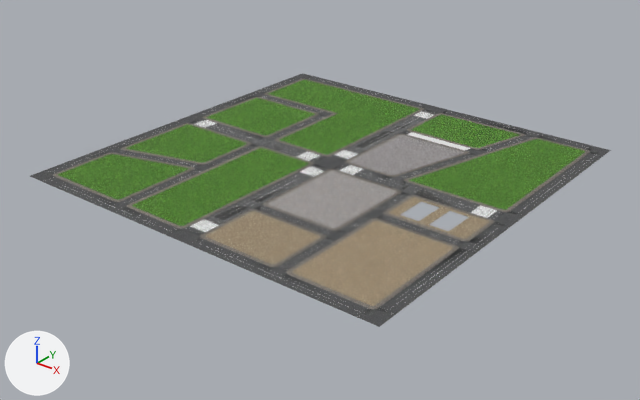
One commit to the OBJ model InspireEngine/Resources/ROAD_CityBlockB.obj: the scene before it, then after it.
Rendered twice from a 50 mm lens placed at (1195.0, -1530.0, 841.0), pointed at (6.0, -44.0, -80.0). Every picture has the same lights, and +X, +Y and +Z are marked at lower left. Where no turn or scale is listed for an object, it has been applied to the vertices. Vertices at the same position are counted once.

In view in the first picture: 'ROAD_CityBlockB'.
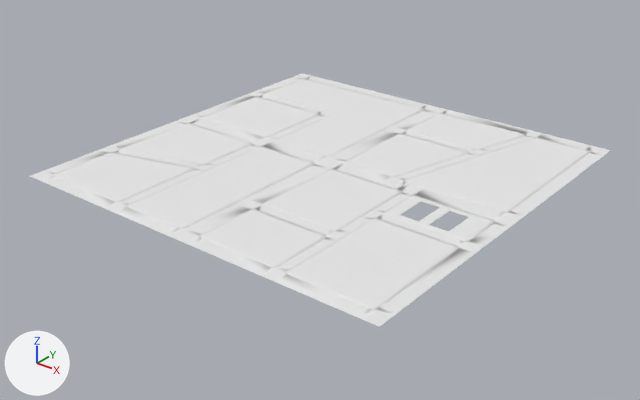
Pixel boxes (x1, y1, x2, y2) of what changed, in the pictures (640 x 400 px):
part 1 of me_road_cityblockb, recoloured (grey to white)
    both: (53, 79, 596, 309)
part 2 of me_road_cityblockb, recoloured (grey to white)
    both: (44, 78, 589, 313)
part 3 of me_road_cityblockb, recoloured (grey to white)
    both: (49, 77, 601, 316)
part 4 of me_road_cityblockb, recoloured (grey to white)
    both: (128, 97, 522, 263)
part 5 of me_road_cityblockb, recoloured (grey to white)
    both: (120, 96, 529, 268)
part 6 of me_road_cityblockb, recoloured (grey to white)
    both: (205, 116, 479, 225)
part 7 of me_road_cityblockb, recoloured (grey to white)
    both: (30, 73, 611, 327)
part 8 of me_road_cityblockb, recoloured
    both: (189, 111, 498, 233)
part 9 of me_road_cityblockb, recoloured (grey to white)
    both: (42, 76, 603, 318)
part 10 of me_road_cityblockb, recoloured (green to white)
    both: (58, 80, 585, 226)
part 11 of me_road_cityblockb, recoloured (grey to white)
    both: (350, 135, 464, 175)
part 12 of me_road_cityblockb, recoloured (grey to white)
    both: (268, 171, 396, 228)
part 13 of me_road_cityblockb, recoloured (brown to white)
    both: (206, 197, 489, 264)
part 14 of me_road_cityblockb, recoloured (brown to white)
    both: (293, 221, 453, 306)
part 15 of me_road_cityblockb, recoloured (grey to white)
    both: (53, 79, 590, 310)

The change, as a list of edits to the scene's bpy script:
```text
Add mat_rd_1way4lanend:
    mat_rd_1way4lanend = principled_material('RD_1way4laneND')
    mat_rd_1way4lanend.base_color = (0.8, 0.8, 0.8)  # white #e7e7e7
    mat_rd_1way4lanend.roughness = 1.0
Add mat_gd_paver07:
    mat_gd_paver07 = principled_material('GD_paver07')
    mat_gd_paver07.base_color = (0.8, 0.8, 0.8)  # white #e7e7e7
    mat_gd_paver07.roughness = 1.0
Add mat_gd_paver02:
    mat_gd_paver02 = principled_material('GD_paver02')
    mat_gd_paver02.base_color = (0.8, 0.8, 0.8)  # white #e7e7e7
    mat_gd_paver02.roughness = 1.0
Add mat_gd_grass02:
    mat_gd_grass02 = principled_material('GD_Grass02')
    mat_gd_grass02.base_color = (0.8, 0.8, 0.8)  # white #e7e7e7
    mat_gd_grass02.roughness = 1.0
Add mat_rd_2ways2lane:
    mat_rd_2ways2lane = principled_material('RD_2ways2lane')
    mat_rd_2ways2lane.base_color = (0.8, 0.8, 0.8)  # white #e7e7e7
    mat_rd_2ways2lane.roughness = 1.0
Add mat_gd_paver03:
    mat_gd_paver03 = principled_material('GD_paver03')
    mat_gd_paver03.base_color = (0.8, 0.8, 0.8)  # white #e7e7e7
    mat_gd_paver03.roughness = 1.0
Add mat_rd_inter:
    mat_rd_inter = principled_material('RD_Inter')
    mat_rd_inter.base_color = (0.8, 0.8, 0.8)  # white #e7e7e7
    mat_rd_inter.roughness = 1.0
Add mat_rd_sidewalk:
    mat_rd_sidewalk = principled_material('RD_sidewalk')
    mat_rd_sidewalk.base_color = (0.8, 0.8, 0.8)  # white #e7e7e7
    mat_rd_sidewalk.roughness = 1.0
Add mat_gd_paver06:
    mat_gd_paver06 = principled_material('GD_paver06')
    mat_gd_paver06.base_color = (0.8, 0.8, 0.8)  # white #e7e7e7
    mat_gd_paver06.roughness = 1.0
Add mat_rd_2ways2lanen:
    mat_rd_2ways2lanen = principled_material('RD_2ways2laneN')
    mat_rd_2ways2lanen.base_color = (0.8, 0.8, 0.8)  # white #e7e7e7
    mat_rd_2ways2lanen.roughness = 1.0
Change me_road_cityblockb:
    where me_road_cityblockb.from_pydata(...)  # 1726 vertices, 3132 faces; spans x -492.0..492.0, y -492.0..492.0, z 0.0
    me_road_cityblockb part 1: all 64 faces that had it switch from mat_road_cityblockb_mesh_mat_1way4lane (picture img_rd_2w_dbl_dds) to mat_road_cityblockb_mesh_mat_2ways2laned (white #e7e7e7)
    me_road_cityblockb part 2: all 16 faces that had it switch from mat_road_cityblockb_mesh_mat_1way4lanen (picture img_rd_1w_dbl_dds) to mat_road_cityblockb_mesh_mat_2ways2laned_ncl1_1 (white #e7e7e7)
    me_road_cityblockb part 3: all 16 faces that had it switch from mat_road_cityblockb_mesh_mat_1way4lanesnd (picture img_rd_1w_dbl_dds) to mat_rd_1way4lanend (white #e7e7e7)
    me_road_cityblockb part 4: all 24 faces that had it switch from mat_road_cityblockb_mesh_mat_2ways2lane (picture img_rd_2w_dbl_dds) to mat_rd_2ways2lane (white #e7e7e7)
    me_road_cityblockb part 5: all 48 faces that had it switch from mat_road_cityblockb_mesh_mat_2ways2lanen (picture img_rd_2w_dbl_dds) to mat_rd_2ways2lanen (white #e7e7e7)
    me_road_cityblockb part 6: all 48 faces that had it switch from mat_road_cityblockb_mesh_mat_2ways4lane (picture img_rd_2w_dbl_dds) to mat_road_cityblockb_mesh_mat_2ways2laned (white #e7e7e7)
    me_road_cityblockb part 7: all 177 faces that had it switch from mat_road_cityblockb_mesh_mat_concrete (picture img_rd_inter_dds) to mat_rd_inter (white #e7e7e7)
    me_road_cityblockb part 8: all 16 faces that had it switch from mat_road_cityblockb_mesh_mat_crossroad (picture img_rd_crossing_dds) to mat_road_cityblockb_mesh_mat_2ways2laned_ncl1_1 (white #e7e7e7)
    me_road_cityblockb part 9: all 120 faces that had it switch from mat_road_cityblockb_mesh_mat_crossing (picture img_rd_2w_dbl_stp_dds) to mat_rd_inter (white #e7e7e7)
    me_road_cityblockb part 10: all 298 faces that had it switch from mat_road_cityblockb_mesh_mat_groundgrass (picture img_gd_grass02_dds) to mat_gd_grass02 (white #e7e7e7)
    me_road_cityblockb part 11: all 36 faces that had it switch from mat_road_cityblockb_mesh_mat_groundtile2 (picture img_gd_paver02_dds) to mat_gd_paver02 (white #e7e7e7)
    me_road_cityblockb part 12: all 47 faces that had it switch from mat_road_cityblockb_mesh_mat_groundtile4 (picture img_gd_paver03_dds) to mat_gd_paver03 (white #e7e7e7)
    me_road_cityblockb part 13: all 88 faces that had it switch from mat_road_cityblockb_mesh_mat_groundtile6 (picture img_gd_paver06_dds) to mat_gd_paver06 (white #e7e7e7)
    me_road_cityblockb part 14: all 44 faces that had it switch from mat_road_cityblockb_mesh_mat_groundtile7 (picture img_gd_paver07_dds) to mat_gd_paver07 (white #e7e7e7)
    me_road_cityblockb part 15: all 2084 faces that had it switch from mat_road_cityblockb_mesh_mat_sidewalk (picture img_rd_sidewalk01_dif_dds) to mat_rd_sidewalk (white #e7e7e7)
```
